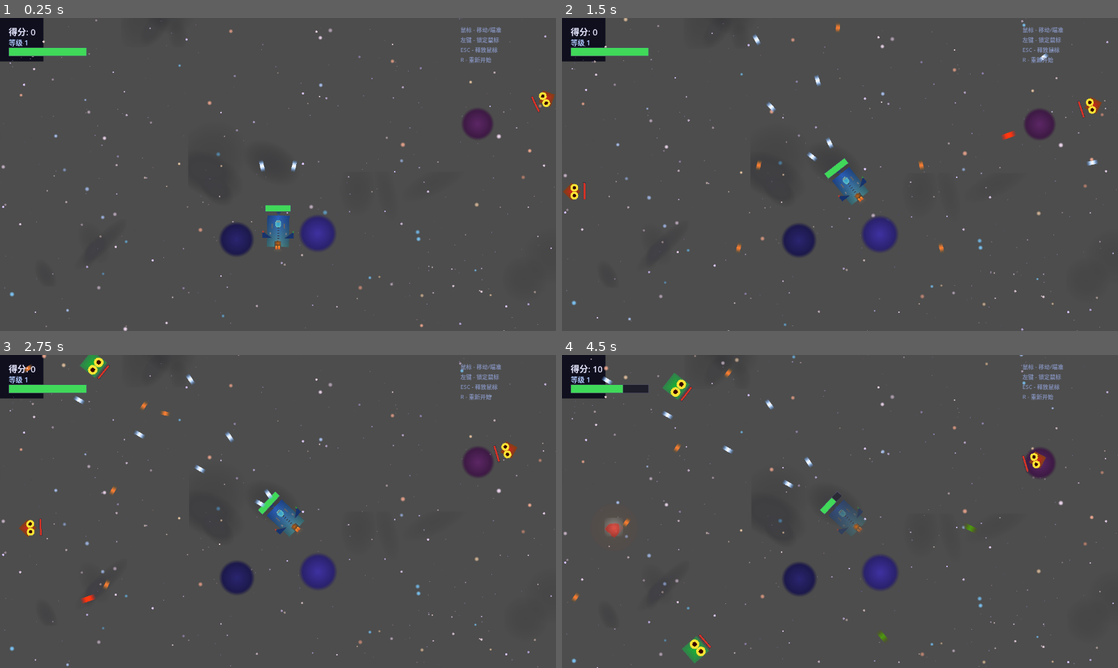
Above: before the commit, frames 1-4 (two rows, left to right).
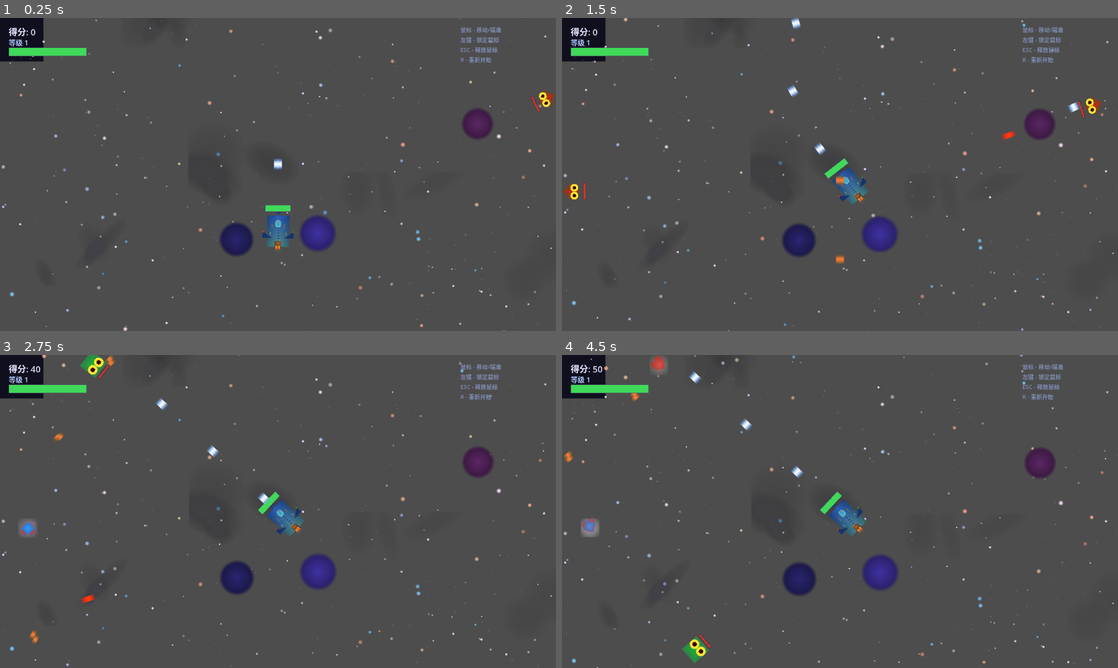
Above: after the commit, the same moments.

Repository: July-X/godot-game-one
Game: Godot game, scene res://scenes/main.tscn
Two runs of this game, one before a commit and one after it. Both use one fixed random seed, a clock stepped at 60 frames per second and the inputs below.
Inputs (mouse positions are in pixels of both pictures, inside the frame that each line leads up to):
- Up to frame 1 (0.25 s): no input
- Up to frame 2 (1.5 s): tap Enter at 0.5 s; move the mouse to (962, 158) at 0.52 s; tap R at 0.6, 1.35 s; click (962, 158) at 0.67 s; move the mouse to (812, 174) at 1.27 s; click (812, 174) at 1.42 s
- Up to frame 3 (2.75 s): move the mouse to (289, 505) at 2.02 s; tap R at 2.1 s; click (289, 505) at 2.17 s
- Up to frame 4 (4.5 s): move the mouse to (834, 517) at 2.77 s; tap R at 2.85, 3.6, 4.35 s; click (834, 517) at 2.92 s; move the mouse to (878, 514) at 3.52 s; click (878, 514) at 3.67 s; move the mouse to (795, 508) at 4.27 s; click (795, 508) at 4.42 s

The runs differ from the first frame. In frame 1, 0.1% of the frame differs, in the area x 46-54%, y 44-50%; in frame 2, 0.6%; in frame 3, 0.8%; in frame 4, 1.8%, in the area x 0-88%, y 0-92%.

Commit message:
fix: 死亡说明改为顶部静态显示+玩家子弹直线平行射出

Diff:
--- a/scripts/main.gd
+++ b/scripts/main.gd
@@ -315,31 +315,23 @@
 	if msg.is_empty():
 		msg = "被击落"
 
-	var marquee := Label.new()
+	var banner := Label.new()
 	var screen := get_viewport_rect().size
-	var start_x: float = screen.x + 50
-	var end_x: float = -len(msg) * 14.0 - 50
-	marquee.text = "    ☠  " + msg + "  ☠    "
-	marquee.add_theme_font_size_override("font_size", 22)
-	marquee.add_theme_color_override("font_color", Color(1.0, 0.3, 0.2, 1.0))
-	marquee.position = Vector2(start_x, screen.y * 0.45)
-	marquee.z_index = 200
-	add_child(marquee)
-
-	var duration: float = 4.0
-	var tween := create_tween().set_parallel(false)
-	tween.tween_property(marquee, "position:x", end_x, duration).set_trans(Tween.TRANS_LINEAR).set_ease(Tween.EASE_IN)
-	tween.tween_callback(func():
-		marquee.position.x = start_x
-		marquee.modulate.a = 0.7
-		var tween2 := create_tween().set_parallel(false)
-		tween2.tween_property(marquee, "position:x", end_x, duration * 0.8).set_trans(Tween.TRANS_LINEAR).set_ease(Tween.EASE_IN)
-		tween2.tween_callback(func():
-			var tween3 := create_tween()
-			tween3.tween_property(marquee, "modulate:a", 0.0, 0.5)
-			tween3.tween_callback(marquee.queue_free)
-		)
-	)
+	banner.text = "☠  " + msg + "  ☠"
+	banner.add_theme_font_size_override("font_size", 24)
+	banner.add_theme_color_override("font_color", Color(1.0, 0.3, 0.2, 1.0))
+	banner.add_theme_color_override("font_shadow_color", Color(0.0, 0.0, 0.0, 0.8))
+	banner.add_theme_constant_override("shadow_outline_size", 2)
+	banner.horizontal_alignment = 1
+	banner.position = Vector2(0, 20)
+	banner.size = Vector2(screen.x, 36)
+	banner.z_index = 200
+	add_child(banner)
+
+	var tween := create_tween()
+	tween.tween_interval(0.5)
+	tween.tween_property(banner, "modulate:a", 0.0, 3.0)
+	tween.tween_callback(banner.queue_free)
 
 func _on_level_up(_new_level: int) -> void:
 	if _player and _player.has_method("on_level_up"):
--- a/scripts/player.gd
+++ b/scripts/player.gd
@@ -160,17 +160,17 @@
 	var mouse_pos := get_global_mouse_position()
 	var base_angle: float = global_position.angle_to_point(mouse_pos)
 	var bullet_count: int = GameState.get_bullet_count()
-	var spread: float = deg_to_rad(GameState.get_bullet_spread_angle())
 	var level: int = GameState.shoot_level
 
-	var start_angle: float = base_angle - spread * 0.5
-	var step: float = spread / max(bullet_count - 1, 1)
+	var perp: Vector2 = Vector2(-sin(base_angle), cos(base_angle))
+	var spacing: float = 8.0
+	var start_offset: float = -(bullet_count - 1) * spacing * 0.5
 
 	for i in bullet_count:
-		var bullet_angle: float = start_angle + step * i
+		var offset: Vector2 = perp * (start_offset + i * spacing)
 		var bullet := _bullet_scene.instantiate()
 		get_tree().current_scene.add_child(bullet)
-		bullet.setup(global_position + Vector2.from_angle(bullet_angle) * 24, bullet_angle, GameState.get_bullet_damage(), true, level)
+		bullet.setup(global_position + Vector2.from_angle(base_angle) * 24 + offset, base_angle, GameState.get_bullet_damage(), true, level)
 
 	if _muzzle_flash:
 		_muzzle_flash.visible = true
